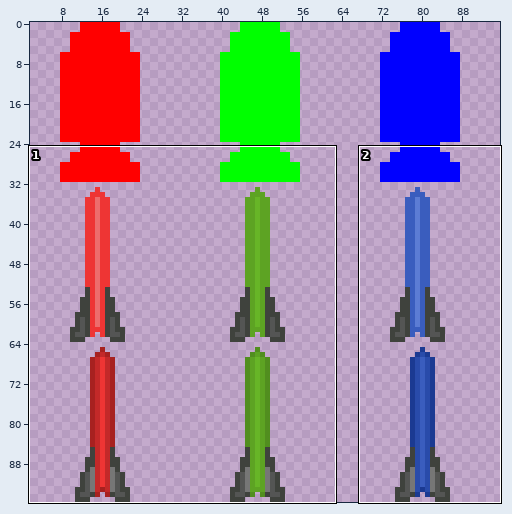
Sprite sheet, stored at of_preRelease_v007_iphone/apps/builds/RGBlaster/bin/data/sprites/missile_spriteSheet.png. Above, an overview of the earlier version with the close-up marked.
Close-up. Before:
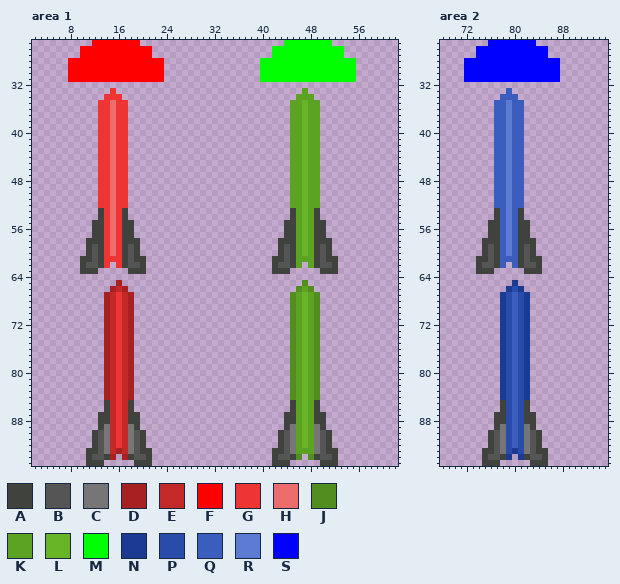
The file is 96x96 pixels. Shown: area 1: x 2..62, y 25..95; area 2: x 68..95, y 25..95. The wide view leaves out empty margins.
Palette (. is transparent): A #3f423d  B #545554  C #767676  D #a72120  E #c32929  F #ff0000  G #ee3534  H #ed6d6c  J #518e1f  K #5da323  L #67b527  M #00ff00  N #1b3a92  P #294baa  Q #3a5dbe  R #5c7cd4  S #0000ff
Pixels before, area 1 (only the part around the change), first column x 5:
25 .......FFFFFFFF........................MMMMMMMM...........
26 .....FFFFFFFFFFFF....................MMMMMMMMMMMM.........
27 .....FFFFFFFFFFFF....................MMMMMMMMMMMM.........
28 ...FFFFFFFFFFFFFFFF................MMMMMMMMMMMMMMMM.......
29 ...FFFFFFFFFFFFFFFF................MMMMMMMMMMMMMMMM.......
30 ...FFFFFFFFFFFFFFFF................MMMMMMMMMMMMMMMM.......
31 ...FFFFFFFFFFFFFFFF................MMMMMMMMMMMMMMMM.......
32 ..........................................................
33 ..........G...............................K...............
34 .........GGG.............................KKK..............
35 ........GGHGG...........................KKLKK.............
36 ........GGHGG...........................KKLKK.............
37 ........GGHGG...........................KKLKK.............
38 ........GGHGG...........................KKLKK.............
39 ........GGHGG...........................KKLKK.............
40 ........GGHGG...........................KKLKK.............
41 ........GGHGG...........................KKLKK.............
42 ........GGHGG...........................KKLKK.............
43 ........GGHGG...........................KKLKK.............
44 ........GGHGG...........................KKLKK.............
45 ........GGHGG...........................KKLKK.............
46 ........GGHGG...........................KKLKK.............
47 ........GGHGG...........................KKLKK.............
48 ........GGHGG...........................KKLKK.............
49 ........GGHGG...........................KKLKK.............
50 ........GGHGG...........................KKLKK.............
51 ........GGHGG...........................KKLKK.............
52 ........GGHGG...........................KKLKK.............
53 ........AGHGA...........................AKLKA.............
54 ........AGHGA...........................AKLKA.............
55 .......AAGHGAA.........................AAKLKAA............
56 .......AAGHGAA.........................AAKLKAA............
57 .......AAGHGAA.........................AAKLKAA............
58 ......AAAGHGAAA.......................AAAKLKAAA...........
59 ......ABAGHGABA.......................ABAKLKABA...........
60 ......ABAGHGABA.......................ABAKLKABA...........
61 .....AABAGGGABAA.....................AABAKKKABAA..........
62 .....ABBAG.GABBA.....................ABBAK.KABBA..........
63 .....AAA.....AAA.....................AAA.....AAA..........
64 ..........................................................
65 ...........D..............................J...............
66 ..........DED............................JKJ..............
67 .........DEGED..........................JKLKJ.............
68 .........DEGED..........................JKLKJ.............
69 .........DEGED..........................JKLKJ.............
70 .........DEGED..........................JKLKJ.............
71 .........DEGED..........................JKLKJ.............
72 .........DEGED..........................JKLKJ.............
73 .........DEGED..........................JKLKJ.............
74 .........DEGED..........................JKLKJ.............
75 .........DEGED..........................JKLKJ.............
76 .........DEGED..........................JKLKJ.............
77 .........DEGED..........................JKLKJ.............
78 .........DEGED..........................JKLKJ.............
79 .........DEGED..........................JKLKJ.............
80 .........DEGED..........................JKLKJ.............
81 .........DEGED..........................JKLKJ.............
82 .........DEGED..........................JKLKJ.............
83 .........DEGED..........................JKLKJ.............
84 .........DEGED..........................JKLKJ.............
85 .........AEGEA..........................AKLKA.............
86 .........AEGEA..........................AKLKA.............
87 ........AAEGEAA........................AAKLKAA............
88 ........AAEGEAA........................AAKLKAA............
89 ........ACEGECA........................ACKLKCA............
90 .......ABCEGECBA......................ABCKLKCBA...........
91 .......ABCEGECBA......................ABCKLKCBA...........
92 .......ABCEGECBA......................ABCKLKCBA...........
93 ......AABCEDECBAA....................AABCKKKCBAA..........
94 ......ABBAD.DABBA....................ABBAJ.JABBA..........
95 ......AAA.....AAA....................AAA.....AAA..........
Pixels before, area 2, first column x 72:
25 ....SSSSSSSS....
26 ..SSSSSSSSSSSS..
27 ..SSSSSSSSSSSS..
28 SSSSSSSSSSSSSSSS
29 SSSSSSSSSSSSSSSS
30 SSSSSSSSSSSSSSSS
31 SSSSSSSSSSSSSSSS
32 ................
33 .......Q........
34 ......QQQ.......
35 .....QQRQQ......
36 .....QQRQQ......
37 .....QQRQQ......
38 .....QQRQQ......
39 .....QQRQQ......
40 .....QQRQQ......
41 .....QQRQQ......
42 .....QQRQQ......
43 .....QQRQQ......
44 .....QQRQQ......
45 .....QQRQQ......
46 .....QQRQQ......
47 .....QQRQQ......
48 .....QQRQQ......
49 .....QQRQQ......
50 .....QQRQQ......
51 .....QQRQQ......
52 .....QQRQQ......
53 .....AQRQA......
54 .....AQRQA......
55 ....AAQRQAA.....
56 ....AAQRQAA.....
57 ....AAQRQAA.....
58 ...AAAQRQAAA....
59 ...ABAQRQABA....
60 ...ABAQRQABA....
61 ..AABAQQQABAA...
62 ..ABBAQ.QABBA...
63 ..AAA.....AAA...
64 ................
65 ........N.......
66 .......NPN......
67 ......NPQPN.....
68 ......NPQPN.....
69 ......NPQPN.....
70 ......NPQPN.....
71 ......NPQPN.....
72 ......NPQPN.....
73 ......NPQPN.....
74 ......NPQPN.....
75 ......NPQPN.....
76 ......NPQPN.....
77 ......NPQPN.....
78 ......NPQPN.....
79 ......NPQPN.....
80 ......NPQPN.....
81 ......NPQPN.....
82 ......NPQPN.....
83 ......NPQPN.....
84 ......NPQPN.....
85 ......APQPA.....
86 ......APQPA.....
87 .....AAPQPAA....
88 .....AAPQPAA....
89 .....ACPQPCA....
90 ....ABCPQPCBA...
91 ....ABCPQPCBA...
92 ....ABCPQPCBA...
93 ...AABCPNPCBAA..
94 ...ABBAN.NABBA..
95 ...AAA.....AAA..
And afterwards:
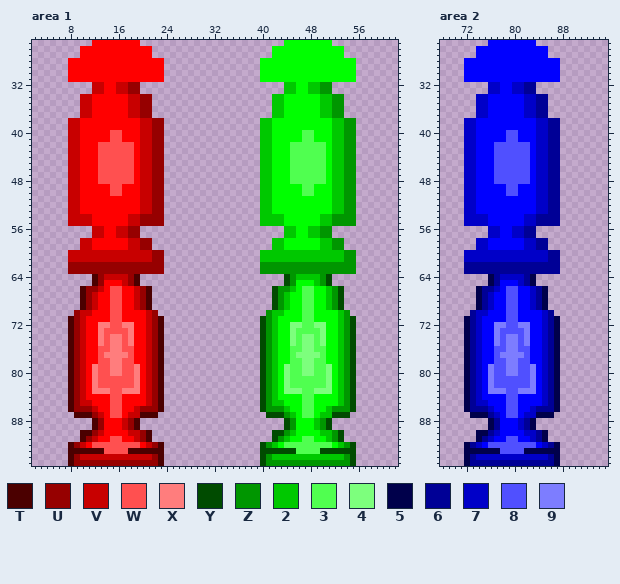
Colours new in this view: T #4b0000  U #960000  V #c80000  W #ff5050  X #ff7d7d  Y #004b00  Z #009600  2 #00c800  3 #50ff50  4 #7dff7d  5 #00004b  6 #000096  7 #0000c8  8 #5050ff  9 #7d7dff
The edit:
Changed rows in their new state; - is an unchanged pixel.
Area 1:
first column x 8:
32 ----VVFFVVUU------------------------22MM22ZZ----
33 ----VVFFVVUU------------------------22MM22ZZ----
34 --VVFFFFFFVVUU--------------------22MMMMMM22ZZ--
35 --VVFFFFFFVVUU--------------------22MMMMMM22ZZ--
36 --VVFFFFFFVVUU--------------------22MMMMMM22ZZ--
37 --VVFFFFFFVVUU--------------------22MMMMMM22ZZ--
38 VVFFFFFFFFFFVVUU----------------22MMMMMMMMMM22ZZ
39 VVFFFFFFFFFFVVUU----------------22MMMMMMMMMM22ZZ
40 VVFFFFFWWFFFVVUU----------------22MMMMM33MMM22ZZ
41 VVFFFFFWWFFFVVUU----------------22MMMMM33MMM22ZZ
42 VVFFFWWWWWWFVVUU----------------22MMM333333M22ZZ
43 VVFFFWWWWWWFVVUU----------------22MMM333333M22ZZ
44 VVFFFWWWWWWFVVUU----------------22MMM333333M22ZZ
45 VVFFFWWWWWWFVVUU----------------22MMM333333M22ZZ
46 VVFFFWWWWWWFVVUU----------------22MMM333333M22ZZ
47 VVFFFWWWWWWFVVUU----------------22MMM333333M22ZZ
48 VVFFFWWWWWWFVVUU----------------22MMM333333M22ZZ
49 VVFFFFFWWFFFVVUU----------------22MMMMM33MMM22ZZ
50 VVFFFFFWWFFFVVUU----------------22MMMMM33MMM22ZZ
51 VVFFFFFFFFFFVVUU----------------22MMMMMMMMMM22ZZ
52 VVFFFFFFFFFFVVUU----------------22MMMMMMMMMM22ZZ
53 VVFFFFFFFFFFVVUU----------------22MMMMMMMMMM22ZZ
54 VVVVFFFFFFVVUUUU----------------2222MMMMMM22ZZZZ
55 VVVVFFFFFFVVUUUU----------------2222MMMMMM22ZZZZ
56 ----VVFFVVUU------------------------22MM22ZZ----
57 ----VVFFVVUU------------------------22MM22ZZ----
58 --VVFFFFFFVVUU--------------------22MMMMMM22ZZ--
59 --VVFFFFFFVVUU--------------------22MMMMMM22ZZ--
60 VVVVVVVVVVVVVVUU----------------22222222222222ZZ
61 VVVVVVVVVVVVVVUU----------------22222222222222ZZ
62 UUUUUUUUUUUUUUUU----------------ZZZZZZZZZZZZZZZZ
63 UUUUUUUUUUUUUUUU----------------ZZZZZZZZZZZZZZZZ
64 ----TUVVVVUT------------------------YZ2222ZY----
65 ----TUFFFVUT------------------------YZMMM2ZY----
66 --TUUVFWWFFVUT--------------------YZZ2M33MM2ZY--
67 --TUVFFWWFFVUT--------------------YZ2MM33MM2ZY--
68 --TUVFFWWFFVUT--------------------YZ2MM33MM2ZY--
69 --TUVFFWWFFVUT--------------------YZ2MM33MM2ZY--
70 -UVVFFFWWFFFFVU------------------Z22MMM33MMMM2Z-
71 TUVFFFFWWFFFFVUT----------------YZ2MMMM33MMMM2ZY
72 TUVFFXXWWXXFFVUT----------------YZ2MM443344MM2ZY
73 TUVFFXWWWWXFFVUT----------------YZ2MM433334MM2ZY
74 TUVFFXWXXWXFFVUT----------------YZ2MM434434MM2ZY
75 TUVFFXWXXWXFFVUT----------------YZ2MM434434MM2ZY
76 TUVFFWWXXWWFFVUT----------------YZ2MM334433MM2ZY
77 TUVFFWXXXXWFFVUT----------------YZ2MM344443MM2ZY
78 TUVFFWWXXWWFFVUT----------------YZ2MM334433MM2ZY
79 TUVFXWWXXWWXFVUT----------------YZ2M43344334M2ZY
80 TUVFXWWXXWWXFVUT----------------YZ2M43344334M2ZY
81 TUVFXWWWWWWXFVUT----------------YZ2M43333334M2ZY
82 TUVFXWWWWWWXFVUT----------------YZ2M43333334M2ZY
83 TUVFXXXWWXXXFVUT----------------YZ2M44433444M2ZY
84 TUVFFFFWWFFFFVUT----------------YZ2MMMM33MMMM2ZY
85 TUVVFFFWWFFFFVUT----------------YZ22MMM33MMMM2ZY
86 TUUUVFFWWFFVUUUT----------------YZZZ2MM33MM2ZZZY
87 -TTTUVFWWFVVTTT------------------YYYZ2M33M22YYY-
88 ----TUFFFVUT------------------------YZMMM2ZY----
89 ----TUFFFVUT------------------------YZMMM2ZY----
90 --TTUVFFFFVVUT--------------------YYZ2MMMM22ZY--
91 --TUVFFWWFFVUT--------------------YZ2MM33MM2ZY--
92 TUVFWWWWWWWWFVUT----------------YZ2M33333333M2ZY
93 TTTTTTWWWWTTTTTT----------------YYYYYY3333YYYYYY
94 TUVVVVVVVVVVVVUT----------------YZ222222222222ZY
95 TUUUUUUUUUUUUUUT----------------YZZZZZZZZZZZZZZY
Area 2:
first column x 72:
32 ----77SS7766----
33 ----77SS7766----
34 --77SSSSSS7766--
35 --77SSSSSS7766--
36 --77SSSSSS7766--
37 --77SSSSSS7766--
38 77SSSSSSSSSS7766
39 77SSSSSSSSSS7766
40 77SSSSS88SSS7766
41 77SSSSS88SSS7766
42 77SSS888888S7766
43 77SSS888888S7766
44 77SSS888888S7766
45 77SSS888888S7766
46 77SSS888888S7766
47 77SSS888888S7766
48 77SSS888888S7766
49 77SSSSS88SSS7766
50 77SSSSS88SSS7766
51 77SSSSSSSSSS7766
52 77SSSSSSSSSS7766
53 77SSSSSSSSSS7766
54 7777SSSSSS776666
55 7777SSSSSS776666
56 ----77SS7766----
57 ----77SS7766----
58 --77SSSSSS7766--
59 --77SSSSSS7766--
60 7777777777777766
61 7777777777777766
62 6666666666666666
63 6666666666666666
64 ----56777765----
65 ----56SSS765----
66 --5667S88SS765--
67 --567SS88SS765--
68 --567SS88SS765--
69 --567SS88SS765--
70 -677SSS88SSSS76-
71 567SSSS88SSSS765
72 567SS998899SS765
73 567SS988889SS765
74 567SS989989SS765
75 567SS989989SS765
76 567SS889988SS765
77 567SS899998SS765
78 567SS889988SS765
79 567S98899889S765
80 567S98899889S765
81 567S98888889S765
82 567S98888889S765
83 567S99988999S765
84 567SSSS88SSSS765
85 5677SSS88SSSS765
86 56667SS88SS76665
87 -55567S88S77555-
88 ----56SSS765----
89 ----56SSS765----
90 --5567SSSS7765--
91 --567SS88SS765--
92 567S88888888S765
93 5555558888555555
94 5677777777777765
95 5666666666666665
Changed places in both close-ups, as pixel boxes (x1, y1, x2, y2):
changed: (68, 82, 164, 466)
changed: (260, 82, 356, 466)
changed: (464, 82, 560, 466)
